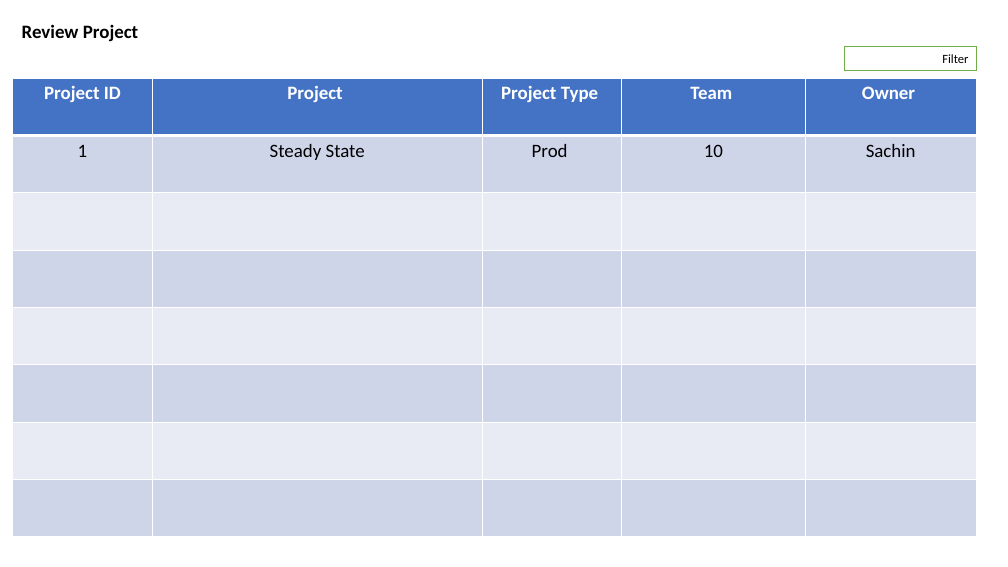
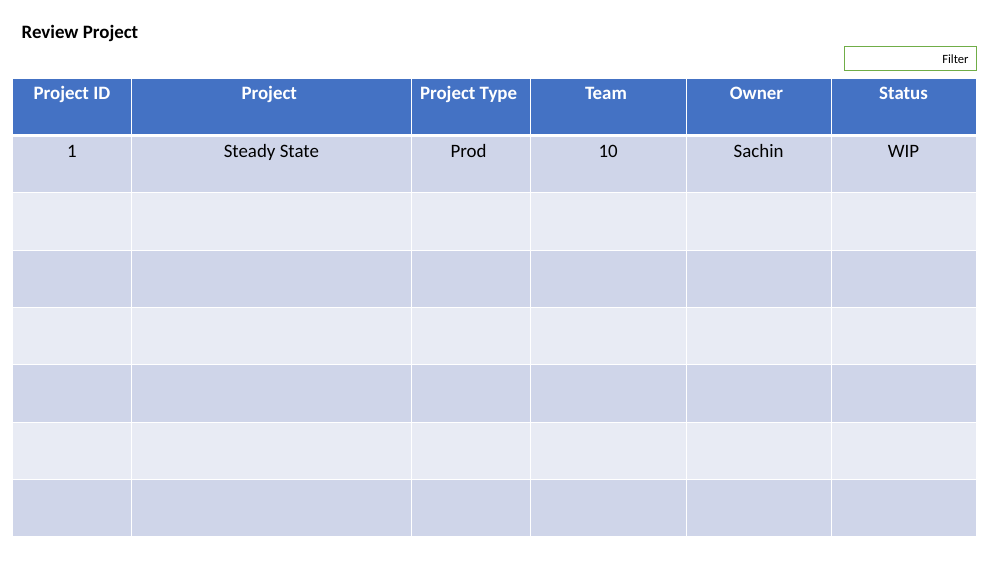
Before and after one commit to pallavipawar1234/DefectDashboard, a slide deck: slide 6 of DefectDashboard.pptx (slide 3 before the commit). Drawn at 1008x567 pixels with LibreOffice and Linux fonts; fonts in the diff are those of the drawing. Boxes give left, top, right and bottom in pixels: in the first picture for what was removed or moved away, otherwise in the second. Text is boxed around its words. In the diff, an @@ line names an element or a change of style, - is before the commit and + after.

```diff
--- a/DefectDashboard.pptx
+++ b/DefectDashboard.pptx
@@ table at (13,78,978,537) @@
+column 6: Status | WIP |  |  |  |  |  | 
```
Also in this commit, not shown: 2 other slides changed, 1 other file.
